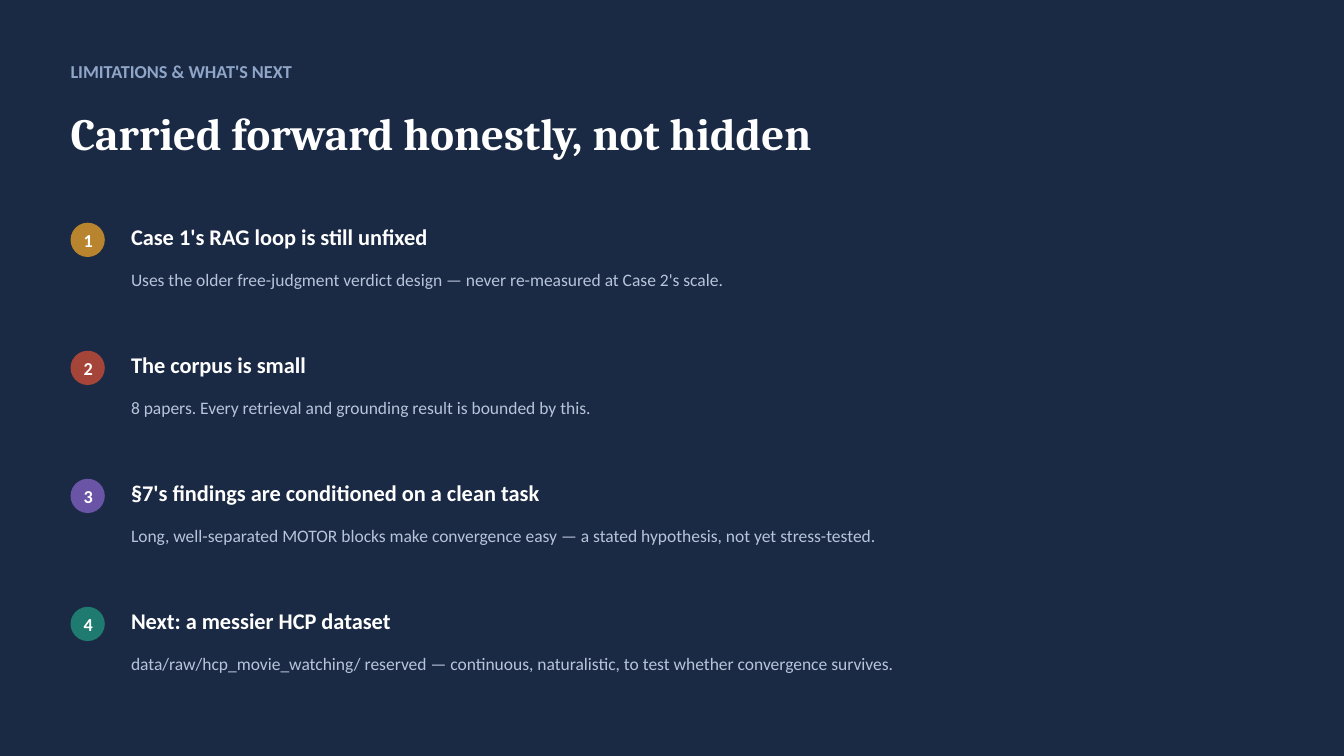
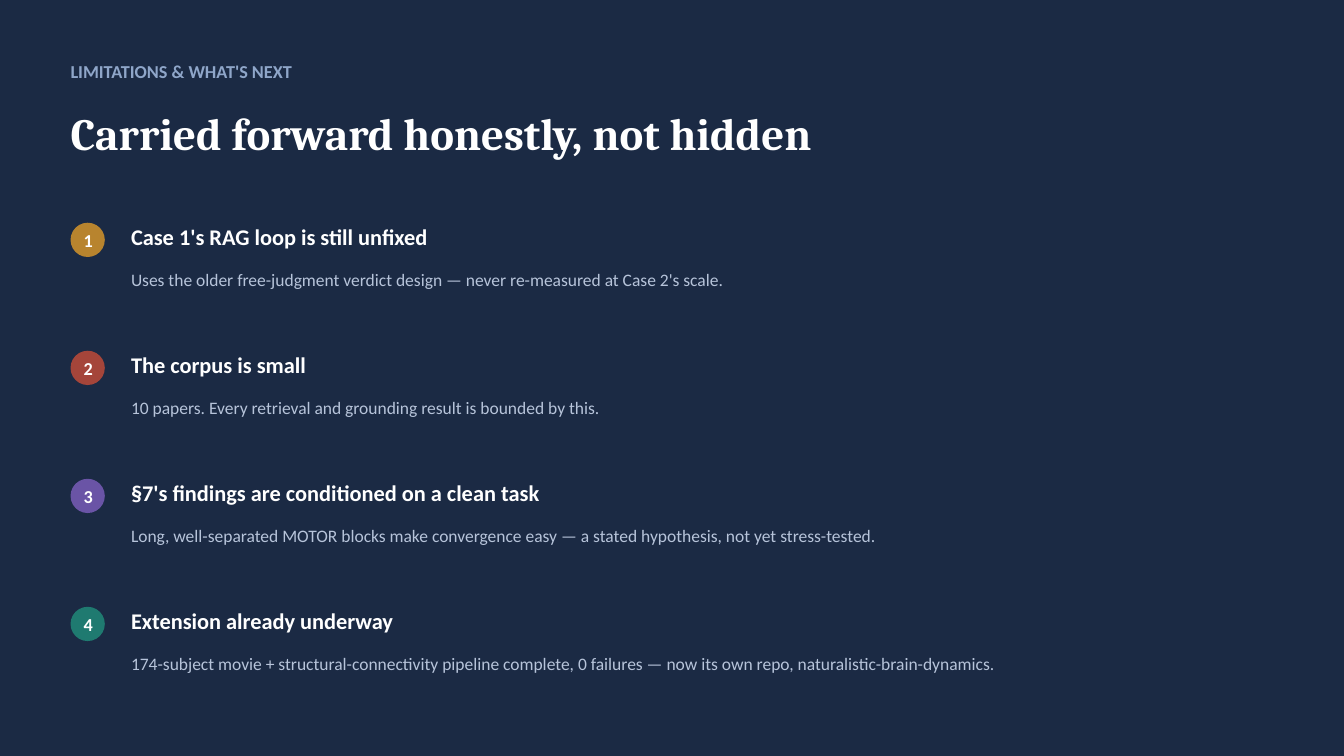
Before and after one commit to govinda-umd/NeuroLens-RAG, a slide deck: slide 14 of docs/NeuroLens-RAG-flowchart.pptx (slide 12 before the commit). Drawn at 1344x756 pixels with LibreOffice and Linux fonts; fonts in the diff are those of the drawing. Boxes give left, top, right and bottom in pixels: in the first picture for what was removed or moved away, otherwise in the second. Text is boxed around its words. In the diff, an @@ line names an element or a change of style, - is before the commit and + after.

Commit message:
Update flowchart deck: fix stale numbers (8->10 papers, final Bug1 count), reflect completed movie/SC extension, add 2 slides for the new baseline/ control battery and the retrieval-ladder + verification-precision audit.
Structural validation passed; LibreOffice unavailable in this environment
so visual rendering was not checked -- text-only edits, low risk, but
noting the gap rather than claiming a check that wasn't done.

```diff
--- a/docs/NeuroLens-RAG-flowchart.pptx
+++ b/docs/NeuroLens-RAG-flowchart.pptx
@@ text at (131,402,599,417): text changed @@
-8 papers. Every retrieval and grounding result is bounded by this.
+10 papers. Every retrieval and grounding result is bounded by this.
@@ text at (131,613,393,633): text changed @@
-Next: a messier HCP dataset
+Extension already underway
@@ text at (131,658,995,673): text changed @@
-data/raw/hcp_movie_watching/ reserved — continuous, naturalistic, to test whether convergence survives.
+174-subject movie + structural-connectivity pipeline complete, 0 failures — now its own repo, naturalistic-brain-dynamics.
```
Also in this commit, not shown: 2 other slides changed, 2 slides added.
